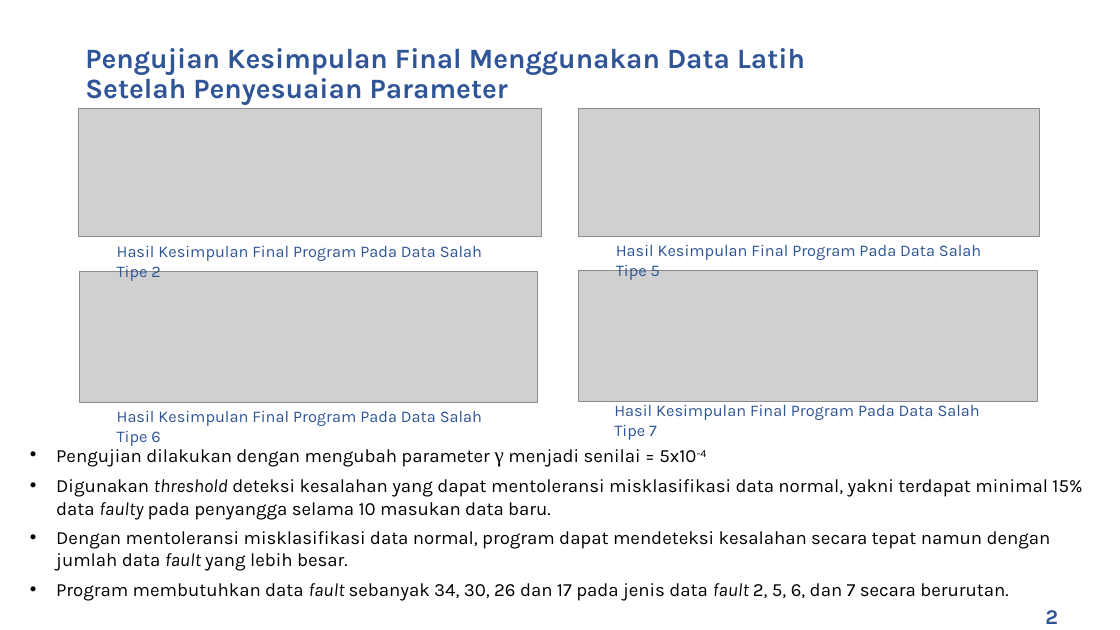
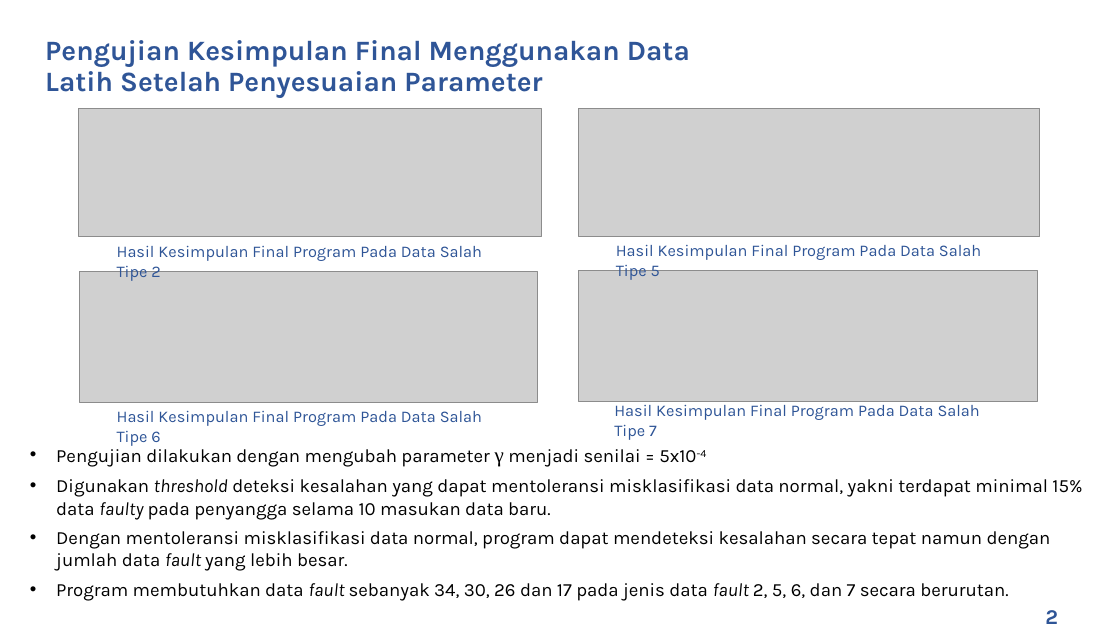
Before and after one commit to rezaandriady/TA_RezaAndriady, a slide deck: slide 21 of Presentasi/Draft Presentasi Reza Andriady - 44976.pptx. Drawn at 1120x630 pixels with LibreOffice and Linux fonts; fonts in the diff are those of the drawing; grey boxes stand for pictures; background and template pictures are left out. Boxes give left, top, right and bottom in pixels: in the first picture for what was removed or moved away, otherwise in the second. Text is boxed around its words. In the diff, an @@ line names an element or a change of style, - is before the commit and + after.

```diff
--- a/Presentasi/Draft Presentasi Reza Andriady - 44976.pptx
+++ b/Presentasi/Draft Presentasi Reza Andriady - 44976.pptx
@@ title "Pengujian Kesimpulan Final Menggunakan Data ..." rewrapped from [85, 48, 805, 105] to [45, 40, 690, 97] @@
```
Also in this commit, not shown: 15 other slides changed.
